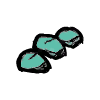
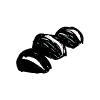
The second 100x100 image is a revision of the first. Changes to its layers:
added layer "Layer" above "hand-19.png" over bbox(18, 26, 82, 72)
hid "hand-19.png" over bbox(18, 26, 82, 72)
